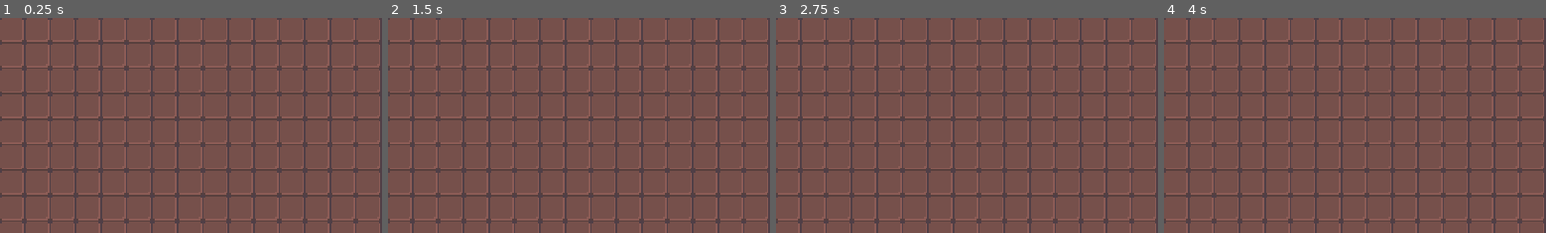
Above: before the commit, frames 1-4 (left to right).
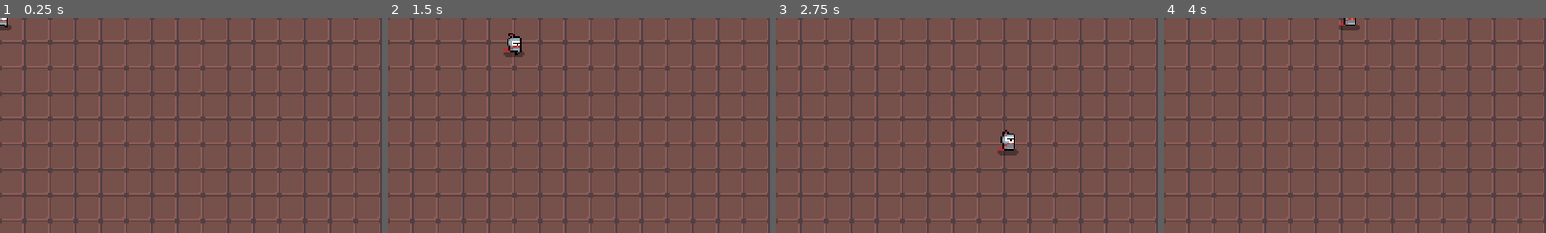
Above: after the commit, the same moments.

Repository: thecjharries/godot-roguelike-tutorial
Game: Godot game, scene res://scenes/game.tscn
The game is run twice, just before and just after one commit, with the same random seed, the same clock (stepped at 60 frames per second) and the same inputs.
Inputs (mouse positions are % of the whole screen's width and height, from its top left):
- Up to frame 1 (0.25 s): no input
- Up to frame 2 (1.5 s): tap Enter at 0.5 s; move the mouse to (72, 45) at 0.52 s; hold Right (ui_right) 0.53-1.28 s; move the mouse to (30, 55) at 1.27 s; hold Down (ui_down) from 1.28 s (still down)
- Up to frame 3 (2.75 s): move the mouse to (60, 28) at 2.02 s; release Down (ui_down) at 2.03 s; hold Right (ui_right) from 2.03 s (still down)
- Up to frame 4 (4 s): move the mouse to (45, 70) at 2.77 s; release Right (ui_right) at 2.78 s; hold Up (ui_up) 2.78-3.53 s; move the mouse to (80, 65) at 3.52 s; hold Left (ui_left) from 3.53 s (still down)
The pictures show only the part of the screen within x 0-50%, y 0-50%; the shares and areas given below are measured in that part.

The runs differ from the first frame. In frame 1, 0.1% of the frame differs, in the area x 0-3%, y 0-6%; in frame 2, 0.4%; in frame 3, 0.4%, in the area x 58-64%, y 52-64%; in frame 4, 0.3%.

Commit message:
Wire up all the player components

Diff:
--- a/scenes/Character/Player/player.gd
+++ b/scenes/Character/Player/player.gd
@@ -1,2 +1,21 @@
 extends Character
 class_name Player, "res://assets/sprites/hero/knight_idle_anim_f0.png"
+
+func _process(_delta: float) -> void:
+	var mouse_direction: Vector2 = (get_global_mouse_position() - global_position).normalized()
+
+	if mouse_direction.x > 0 and animated_sprite.flip_h:
+		animated_sprite.flip_h = false
+	elif mouse_direction.x < 0 and not animated_sprite.flip_h:
+		animated_sprite.flip_h = true
+
+func get_input() -> void:
+	move_direction = Vector2.ZERO
+	if Input.is_action_pressed("ui_down"):
+		move_direction += Vector2.DOWN
+	if Input.is_action_pressed("ui_left"):
+		move_direction += Vector2.LEFT
+	if Input.is_action_pressed("ui_right"):
+		move_direction += Vector2.RIGHT
+	if Input.is_action_pressed("ui_up"):
+		move_direction += Vector2.UP
--- a/scenes/Character/Player/player.tscn
+++ b/scenes/Character/Player/player.tscn
@@ -1,9 +1,10 @@
-[gd_scene load_steps=21 format=2]
+[gd_scene load_steps=22 format=2]
 
 [ext_resource path="res://scenes/Character/character.tscn" type="PackedScene" id=1]
 [ext_resource path="res://scenes/Character/Player/player.gd" type="Script" id=2]
 [ext_resource path="res://assets/sprites/hero/knight_idle_spritesheet.png" type="Texture" id=3]
 [ext_resource path="res://assets/sprites/hero/knight_run_spritesheet.png" type="Texture" id=4]
+[ext_resource path="res://scenes/Character/Player/player_fsm.gd" type="Script" id=5]
 
 [sub_resource type="AtlasTexture" id=2]
 atlas = ExtResource( 3 )
@@ -142,6 +143,9 @@
 [node name="Player" instance=ExtResource( 1 )]
 script = ExtResource( 2 )
 
+[node name="FiniteStateMachine" parent="." index="0"]
+script = ExtResource( 5 )
+
 [node name="AnimatedSprite" parent="." index="1"]
 frames = SubResource( 1 )
 animation = "move"
--- /dev/null
+++ b/scenes/Character/Player/player_fsm.gd
@@ -0,0 +1,31 @@
+extends FiniteStateMachine
+
+
+func _init() -> void:
+	_add_state("idle")
+	_add_state("move")
+
+func _ready() -> void:
+	set_state(states.idle)
+
+func _state_logic(_delta: float) -> void:
+	if state == states.idle or state == states.move:
+		parent.get_input()
+		parent.move()
+
+func _get_transition() -> int:
+	match state:
+		states.idle:
+			if parent.velocity.length() > 10:
+				return states.move
+		states.move:
+			if parent.velocity.length() < 10:
+				return states.idle
+	return -1
+
+func _enter_state(_previous_state: int, new_state: int) -> void:
+	match new_state:
+		states.idle:
+			animation_player.play("idle")
+		states.move:
+			animation_player.play("move")
--- a/scenes/game.tscn
+++ b/scenes/game.tscn
@@ -1,6 +1,7 @@
-[gd_scene load_steps=3 format=2]
+[gd_scene load_steps=4 format=2]
 
 [ext_resource path="res://assets/tiles/full tilemap.png" type="Texture" id=1]
+[ext_resource path="res://scenes/Character/Player/player.tscn" type="PackedScene" id=2]
 
 [sub_resource type="TileSet" id=1]
 0/name = "full tilemap.png 0"
@@ -39,3 +40,5 @@
 cell_size = Vector2( 16, 16 )
 format = 1
 tile_data = PoolIntArray( 0, 0, 0, 1, 0, 0, 2, 0, 0, 3, 0, 0, 4, 0, 0, 5, 0, 0, 6, 0, 0, 7, 0, 0, 8, 0, 0, 9, 0, 0, 10, …(6917 unchanged characters)…
+
+[node name="Player" parent="." instance=ExtResource( 2 )]
